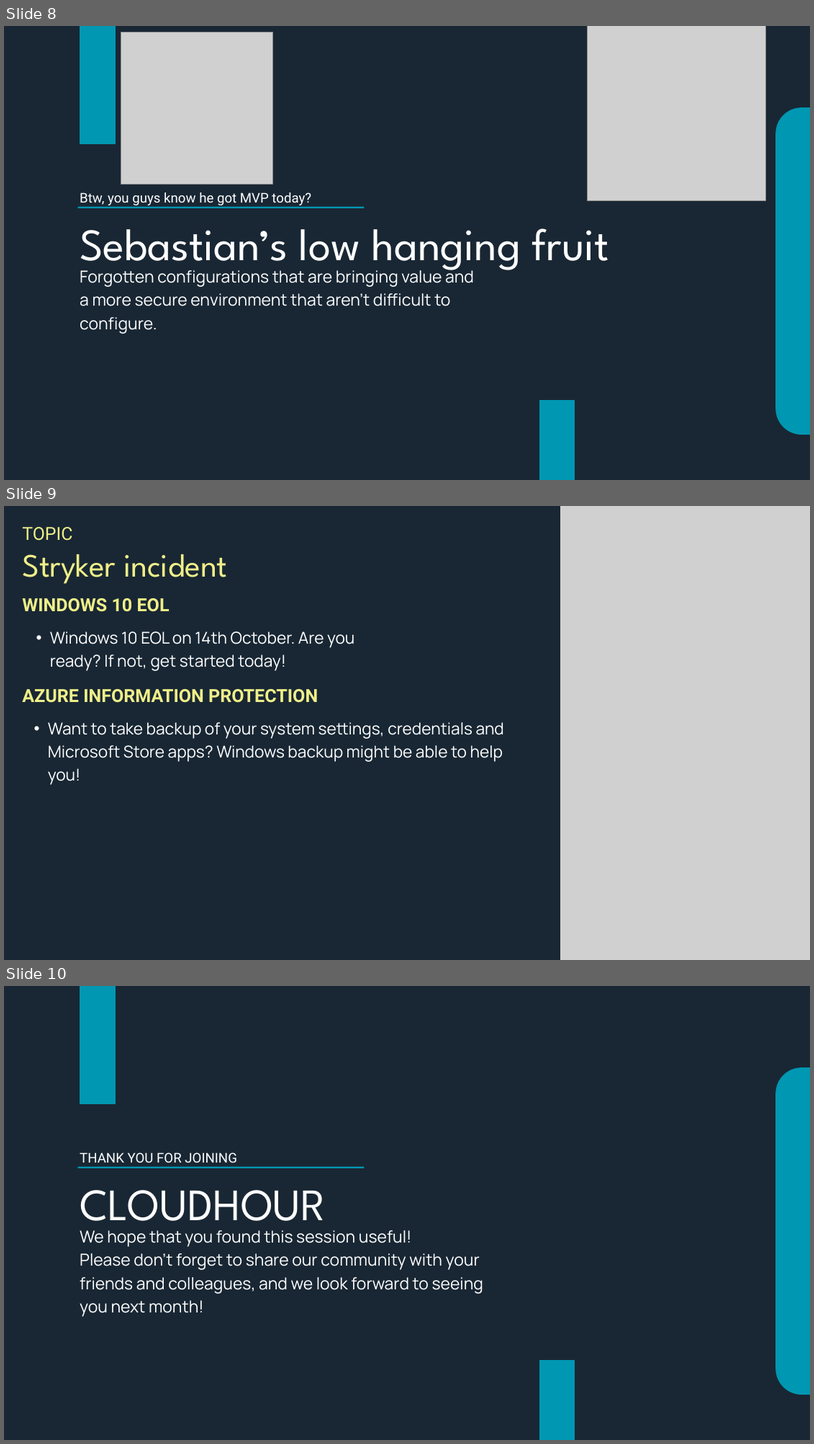
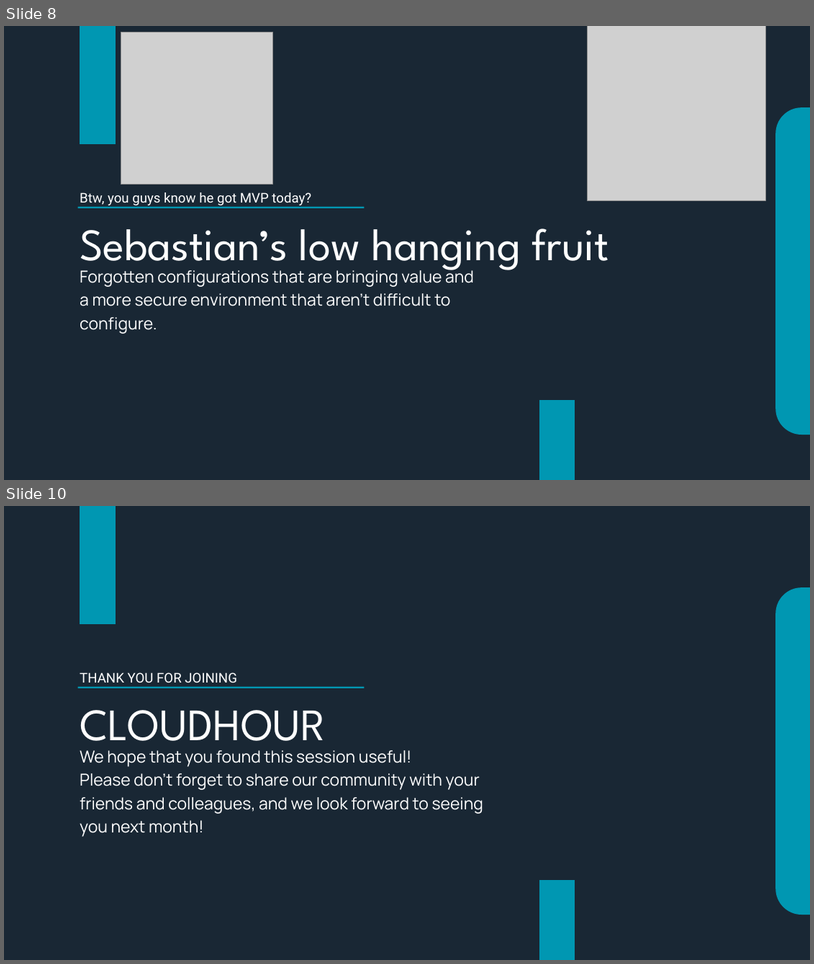
Before and after one commit to Microsoft-EMS-Community/Cloudhour, a slide deck: 2026/04/CloudHour.pptx. Shown one above the other, each under a label of ours: slides 8, 9 and 10 before the commit, slides 8 and 10 after it; the slides between them are not shown. The pictures are 814x1444 and 814x964 pixels, drawn with LibreOffice and Linux fonts; fonts in the diff are those of the drawing; grey boxes stand for pictures; background and template pictures are left out. Boxes give left, top, right and bottom in pixels: in the first picture for what was removed or moved away, otherwise in the second. Text is boxed around its words. In the diff, an @@ line names an element or a change of style, - is before the commit and + after.

```diff
--- a/2026/04/CloudHour.pptx
+++ b/2026/04/CloudHour.pptx
@@ slide 9 removed at [4,506,810,960], background #192734 @@
@@ text removed at [22,527,72,541] @@
-TOPIC
@@ picture removed at [561,506,810,960] @@
@@ text removed at [22,554,227,584] @@
-Stryker incident
@@ text removed at [22,598,170,612] @@
-WINDOWS 10 EOL
@@ text removed at [50,631,355,671] @@
-  • Windows 10 EOL on 14th October. Are you ready? If not, get started today!
@@ text removed at [22,689,318,703] @@
-AZURE INFORMATION PROTECTION
@@ text removed at [48,722,504,785] @@
-  • Want to take backup of your system settings, credentials and Microsoft Store apps? Windows backup might be able to help you!
```
Also in this commit, not shown: 1 slide added.
